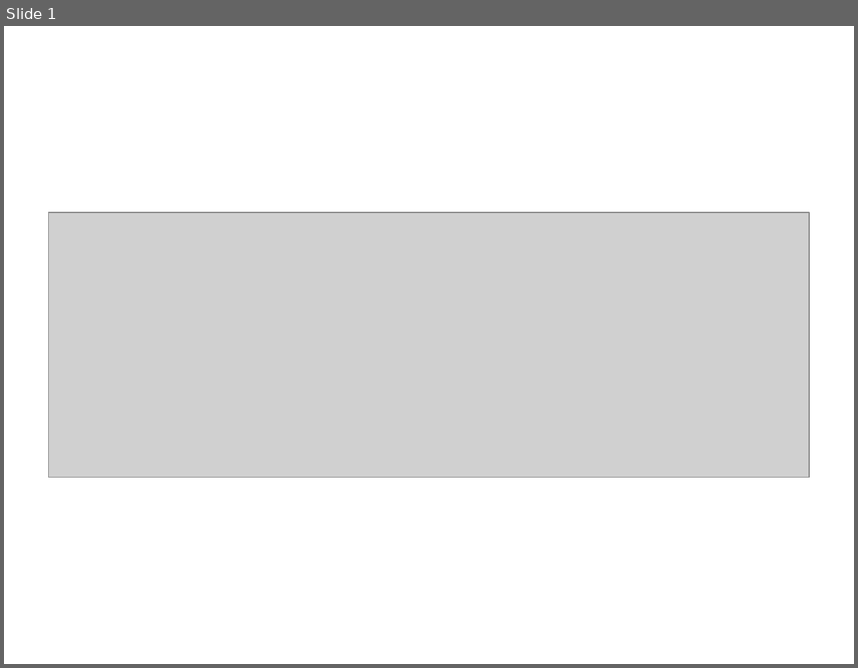
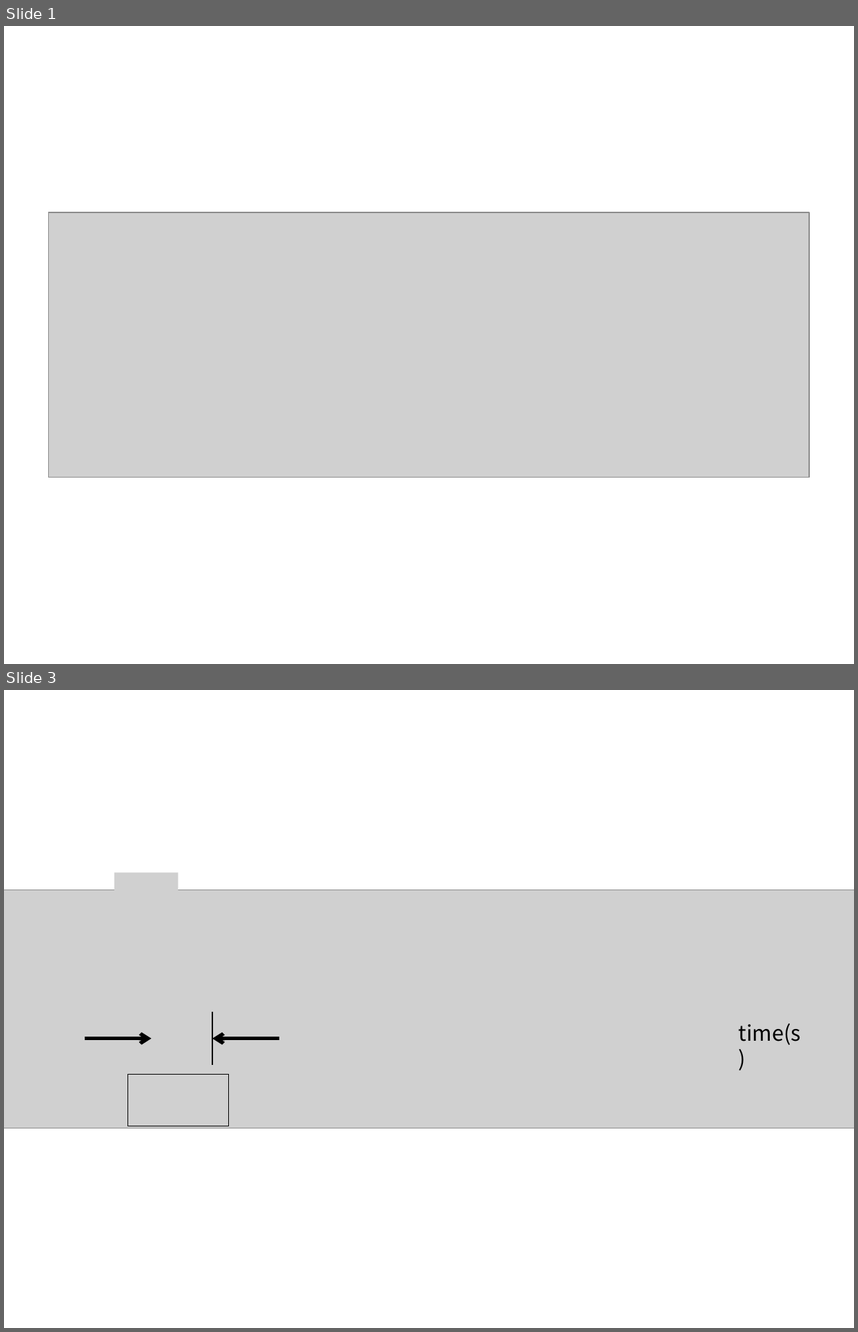
Before and after one commit to answeredbyablemind/answeredbyablemind.github.io, a slide deck: pics/2022-01-04-sinusoids/pics.pptx. Shown one above the other, each under a label of ours: slide 1 before the commit, slides 1 and 3 after it; the slides between them are not shown. The pictures are 858x668 and 858x1332 pixels, drawn with LibreOffice and Linux fonts; fonts in the diff are those of the drawing; grey boxes stand for pictures. Boxes give left, top, right and bottom in pixels: in the first picture for what was removed or moved away, otherwise in the second. Text is boxed around its words. In the diff, an @@ line names an element or a change of style, - is before the commit and + after.

```diff
--- a/pics/2022-01-04-sinusoids/pics.pptx
+++ b/pics/2022-01-04-sinusoids/pics.pptx
@@ slide 3 added at box(4, 690, 854, 1328), background #FFFFFF @@
@@ picture added at box(114, 873, 179, 907) @@
@@ picture added at box(4, 890, 854, 1127) @@
@@ picture added at box(161, 1021, 201, 1055) @@
@@ line added from (212, 1012) to (212, 1065), #000000 1.5 pt @@
@@ arrow added from (85, 1038) to (151, 1038), #000000 3 pt @@
@@ arrow added from (279, 1038) to (212, 1038), #000000 3 pt @@
@@ text added at box(739, 1023, 801, 1045), 18 pt, text #000000 @@
+time(s)
@@ picture added at box(128, 1074, 228, 1126) @@
```
Also in this commit, not shown: 1 slide changed, 8 other files.
